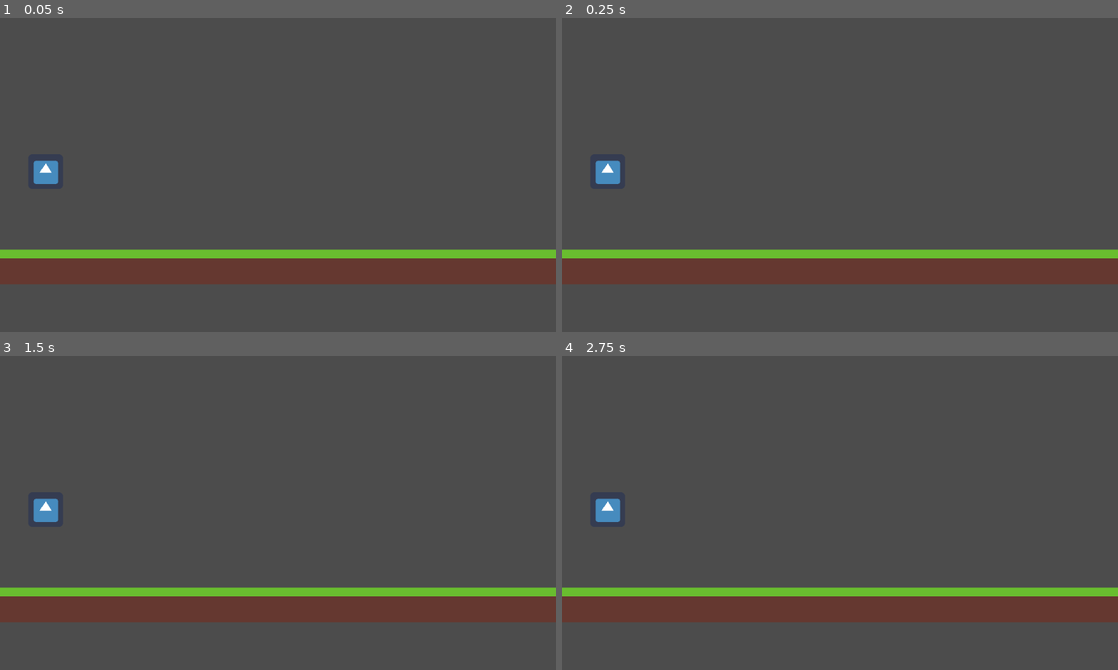
Above: before the commit, frames 1-4 (two rows, left to right).
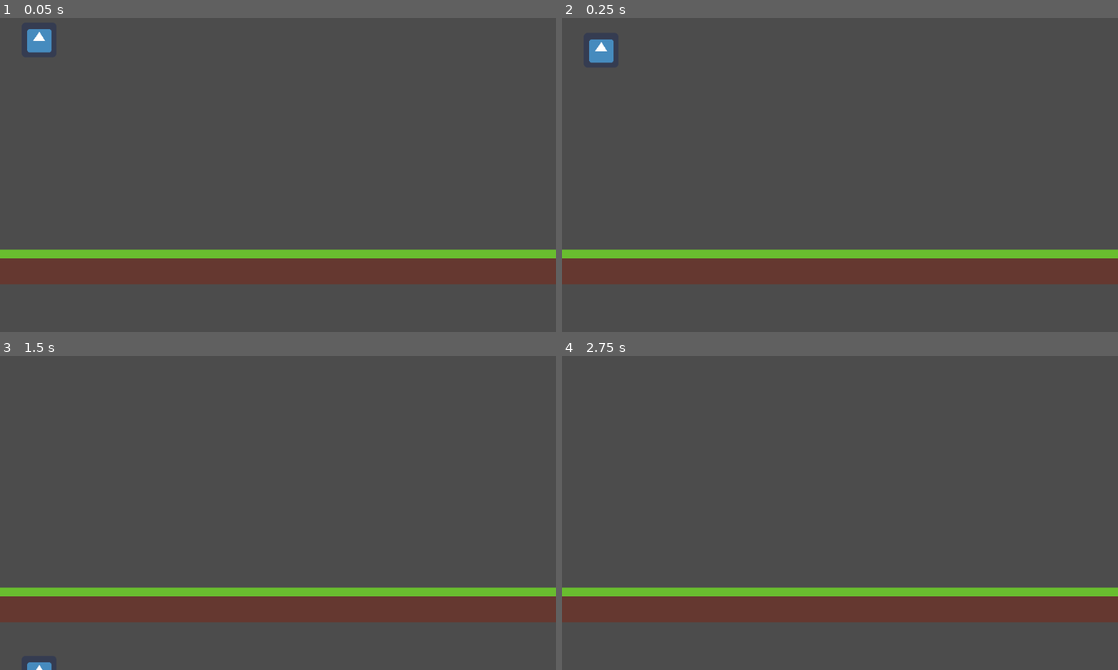
Above: after the commit, the same moments.

Repository: TRushton95/Dashing
Game: Godot game, scene res://World.tscn
The game is run twice, just before and just after one commit, with the same random seed, the same clock (stepped at 60 frames per second) and the same inputs. The engine's default icon, where the game draws it, is replaced by a stand-in: a white triangle on a blue panel in a dark square.
Inputs:
- Up to frame 1 (0.05 s): no input
- Up to frame 2 (0.25 s): no input
- Up to frame 3 (1.5 s): no input
- Up to frame 4 (2.75 s): tap Enter at 2 s

The runs differ from the first frame. In frame 1, 0.7% of the frame differs, in the area x 4-11%, y 3-53%; in frame 2, 0.7%, in the area x 4-11%, y 6-53%; in frame 3, 0.4%; in frame 4, 0.3%.

Commit message:
Apply gravity to player

Diff:
--- /dev/null
+++ b/Src/Entities/Player/Player.gd
@@ -0,0 +1,13 @@
+extends KinematicBody2D
+
+const MAX_FALL_SPEED = 500
+const GRAVITY_ACCELERATION = 10
+
+var velocity := Vector2.ZERO
+
+
+func _physics_process(delta: float) -> void:
+	if velocity.y < MAX_FALL_SPEED:
+		velocity.y = velocity.y + GRAVITY_ACCELERATION
+
+	velocity = move_and_slide(velocity)
--- a/Src/Entities/Player/Player.tscn
+++ b/Src/Entities/Player/Player.tscn
@@ -1,11 +1,13 @@
-[gd_scene load_steps=3 format=2]
+[gd_scene load_steps=4 format=2]
 
 [ext_resource path="res://icon.png" type="Texture" id=1]
+[ext_resource path="res://Entities/Player/Player.gd" type="Script" id=2]
 
 [sub_resource type="RectangleShape2D" id=1]
 extents = Vector2( 28, 28 )
 
 [node name="Player" type="KinematicBody2D"]
+script = ExtResource( 2 )
 
 [node name="Sprite" type="Sprite" parent="."]
 texture = ExtResource( 1 )
--- a/Src/Levels/GrassyHills/GrassyHills.tscn
+++ b/Src/Levels/GrassyHills/GrassyHills.tscn
@@ -27,4 +27,4 @@
 tile_data = PoolIntArray( 458752, 0, 0, 458753, 0, 0, 458754, 0, 0, 458755, 0, 0, 458756, 0, 0, 458757, 0, 0, 458758, 0, 0, 458759, 0, 0, 458760, 0, 0, 458761, 0, 0, 458762, 0, 0, 458763, 0, 0, 458764, 0, 0, 458765, 0, 0, 458766, 0, 0, 458767, 0, 0, 458768, 0, 0 )
 
 [node name="Player" parent="." instance=ExtResource( 2 )]
-position = Vector2( 84, 304 )
+position = Vector2( 72, 60 )
